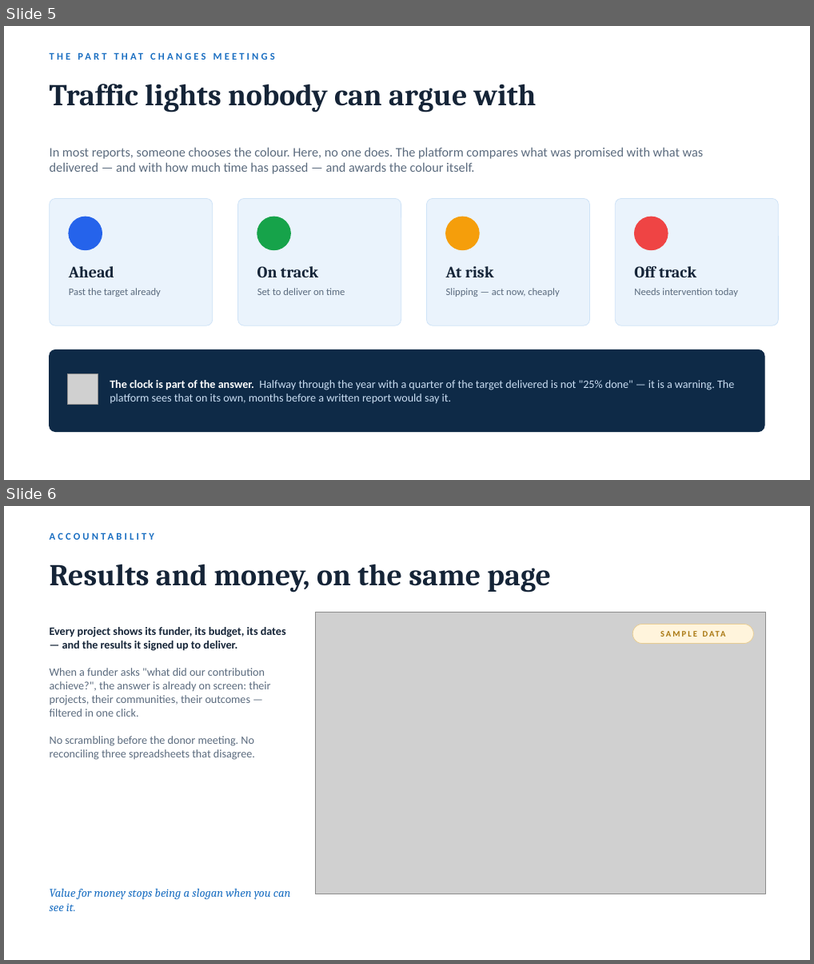
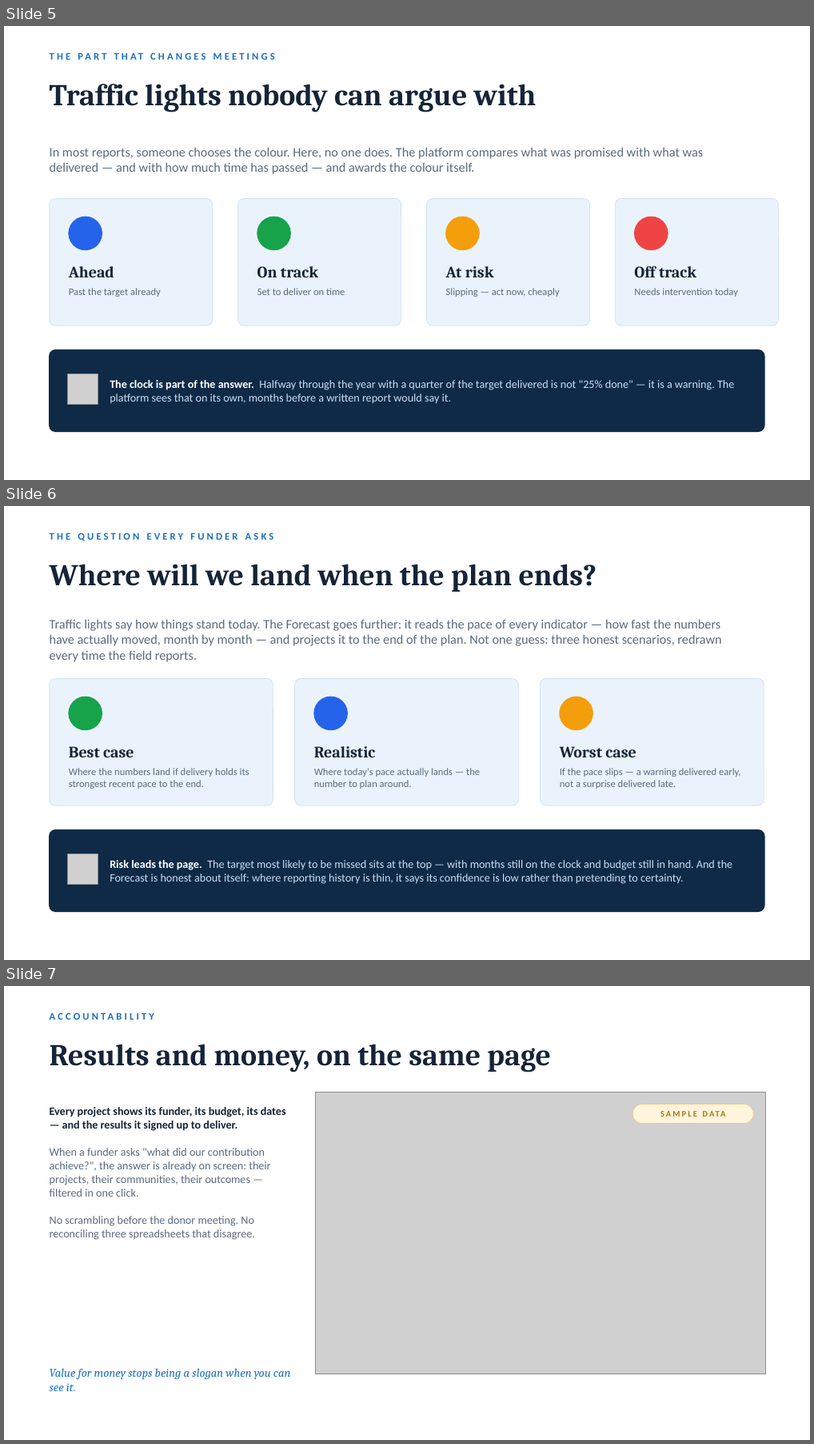
Before and after one commit to thegrassroots/platform, a slide deck: docs/The-Grassroots-Platform-Overview.pptx. Shown one above the other, each under a label of ours: slides 5 and 6 before the commit, slides 5, 6 and 7 after it. The pictures are 814x964 and 814x1444 pixels, drawn with LibreOffice and Linux fonts; fonts in the diff are those of the drawing; grey boxes stand for pictures. Boxes give left, top, right and bottom in pixels: in the first picture for what was removed or moved away, otherwise in the second. Text is boxed around its words. In the diff, an @@ line names an element or a change of style, - is before the commit and + after.

```diff
--- a/docs/The-Grassroots-Platform-Overview.pptx
+++ b/docs/The-Grassroots-Platform-Overview.pptx
@@ slide 6 added at (4, 506, 810, 960), background #FFFFFF @@
@@ text added at (50, 532, 274, 541), 12 pt, text #1B6FC2, bold @@
+THE QUESTION EVERY FUNDER ASKS
@@ text added at (50, 564, 598, 592), 36 pt, text #152437, bold @@
+Where will we land when the plan ends?
@@ text added at (50, 619, 722, 662), 15.5 pt, text #5B6B7E @@
+Traffic lights say how things stand today. The Forecast goes further: it reads the pace of every indicator — how fast the numbers have actually moved, month by month — and projects it to the end of the plan. Not one guess: three honest scenarios, redrawn every time the field reports.
@@ rounded rectangle added at (50, 679, 274, 805), fill #EAF3FC, outline #CFE3F7 0.75 pt @@
@@ ellipse added at (69, 696, 102, 730), fill #16A34A, outline #16A34A 1 pt @@
@@ rounded rectangle added at (295, 679, 519, 805), fill #EAF3FC, outline #CFE3F7 0.75 pt @@
@@ ellipse added at (314, 696, 348, 730), fill #2563EB, outline #2563EB 1 pt @@
@@ rounded rectangle added at (541, 679, 765, 805), fill #EAF3FC, outline #CFE3F7 0.75 pt @@
@@ ellipse added at (560, 696, 594, 730), fill #F59E0B, outline #F59E0B 1 pt @@
@@ text added at (69, 746, 134, 757), 19 pt, text #152437, bold @@
+Best case
@@ text added at (69, 768, 250, 788), 12 pt, text #5B6B7E @@
+Where the numbers land if delivery holds its strongest recent pace to the end.
@@ text added at (314, 746, 376, 757), 19 pt, text #152437, bold @@
+Realistic
@@ text added at (314, 768, 480, 788), 12 pt, text #5B6B7E @@
+Where today's pace actually lands — the number to plan around.
@@ text added at (560, 746, 636, 757), 19 pt, text #152437, bold @@
+Worst case
@@ text added at (560, 768, 741, 788), 12 pt, text #5B6B7E @@
+If the pace slips — a warning delivered early, not a surprise delivered late.
@@ rounded rectangle added at (50, 830, 765, 912), fill #0E2A47, outline #0E2A47 1 pt @@
@@ picture added at (67, 854, 98, 884) @@
@@ text added at (110, 860, 733, 884), 13.5 pt, text #C9DDF2 @@
+Risk leads the page. The target most likely to be missed sits at the top — with months still on the clock and budget still in hand. And the Forecast is honest about itself: where reporting history is thin, it says its confidence is low rather than pretending to certainty.
@@ what was slide 6 is now slide 7 @@
```
Also in this commit, not shown: 1 other slide added, 1 other file.
